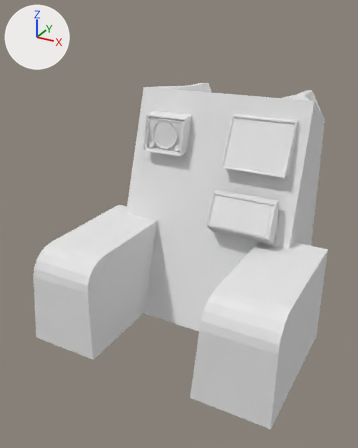
A saved change to the OBJ model QtQuickApplication1/Assets/Models/plane/panel.obj.
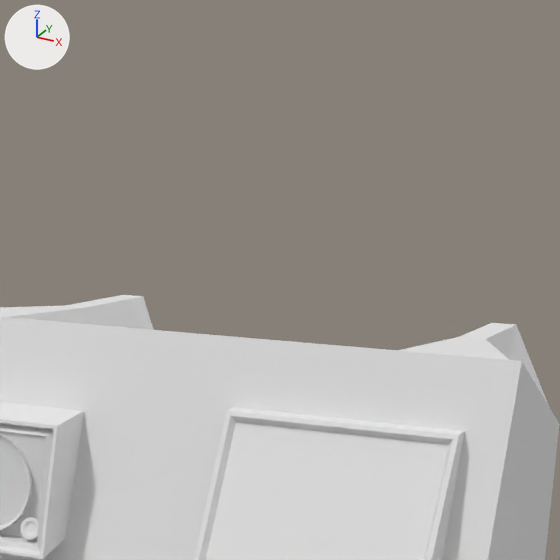
The first picture shows the older version from a 50 mm camera at (0.416, 1.45, 0.329) aimed at (-0.082, 2.356, -0.124). The close-ups show both versions on the part from 47% to 91% of the width and 0% to 35% of the height of that picture. Every picture has the same lights, and +X, +Y and +Z are marked at upper left. Where no turn or scale is listed for an object, it has been applied to the vertices.

Names of what the first close-up shows: 'Cube.001_Cube.007'.
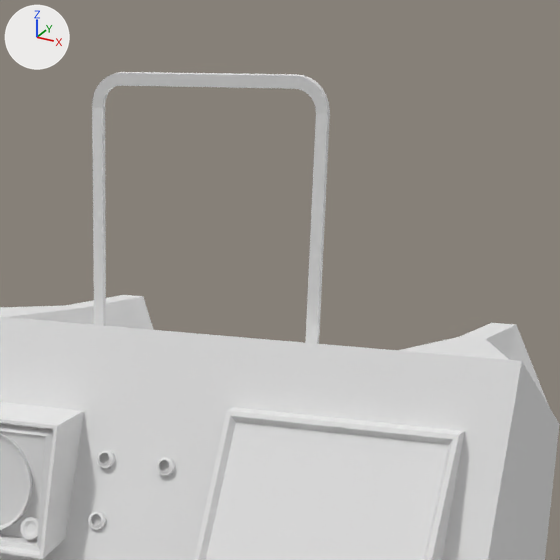
What differs and where, as boxes (x1, y1, x2, y2) in the close-ups (560 x 560 px):
'Cube.001_Cube.007', reshaped
    before: (0, 295, 560, 560)
    after: (0, 72, 560, 560)
part 1 of me_cube_001_cube_007, added
    after: (96, 449, 115, 469)
part 2 of me_cube_001_cube_007, added
    after: (156, 456, 175, 476)
part 3 of me_cube_001_cube_007, added
    after: (88, 511, 106, 530)
part 4 of me_cube_001_cube_007, added
    after: (92, 72, 330, 344)

What changed in the scene script:
```text
Change me_cube_001_cube_007:
    used by ob_cube_001_cube_007; location = (0.0, 0.0, 0.0)
    remove me_cube_001_cube_007.from_pydata(...)  # 1074 vertices, 1022 faces; spans x -0.254..0.255, y 2.053..2.872, z -0.305..0.169
    add me_cube_001_cube_007.from_pydata(...)  # 1626 vertices, 1479 faces; spans x -0.254..0.255, y 2.053..2.872, z -0.305..0.304
    me_cube_001_cube_007 part 1: a new loose piece of 160 vertices spanning x -0.046..-0.035, y 2.359..2.367, z 0.092..0.103, in mat_none (white #e7e7e7)
    me_cube_001_cube_007 part 2: a new loose piece of 160 vertices spanning x -0.008..0.003, y 2.359..2.367, z 0.092..0.103, in mat_none (white #e7e7e7)
    me_cube_001_cube_007 part 3: a new loose piece of 160 vertices spanning x -0.046..-0.035, y 2.349..2.357, z 0.058..0.069, in mat_none (white #e7e7e7)
    me_cube_001_cube_007 part 4: a new loose piece of 72 vertices spanning x -0.07..0.068, y 2.395..2.407, z 0.156..0.304, in mat_none (white #e7e7e7)
```
